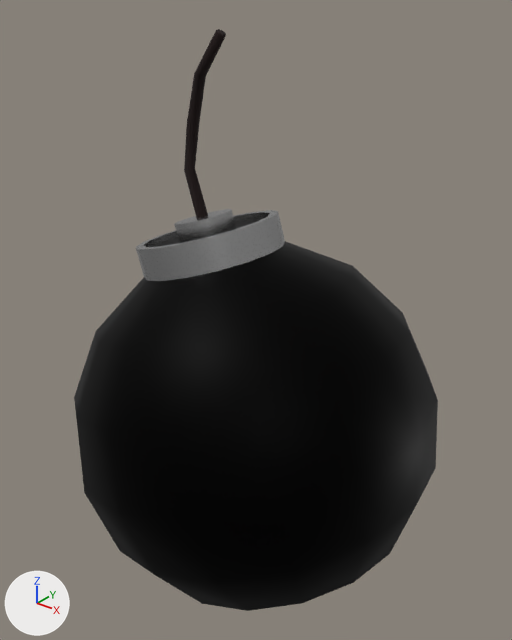
The Blender file Assets/Resources/BlenderFiles/Untitled.blend, before and after one commit.
Camera for both pictures: a 50 mm lens placed at (2.28, -2.6, 3.25), pointed at (0.17, 0.03, 1.62). The lights are fixed; the arrows at lower left show +X, +Y and +Z. The first picture is the older version.
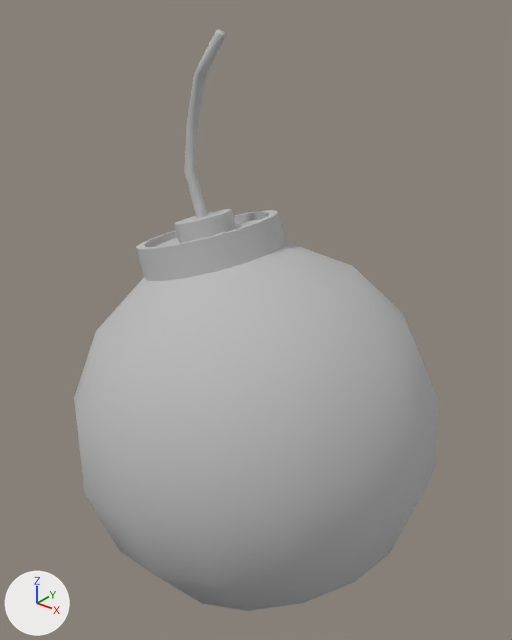
Location of each change, (x1, y1, x2, y2) in pixels of the pictures (512 x 640 px):
```json
{"object": "Sphere", "change": "recoloured", "before": [74, 29, 438, 611], "after": [74, 29, 438, 611], "on screen": "black to grey"}
{"part": 1, "of": "me_sphere", "change": "recoloured", "before": [74, 219, 438, 611], "after": [74, 219, 438, 611], "on screen": "black to grey"}
{"part": 2, "of": "me_sphere", "change": "recoloured", "before": [136, 209, 285, 281], "after": [136, 209, 285, 281], "on screen": "lighter"}
```

The change, as JSON lines over the scene's bpy script:
```json
{"op": "set", "path": "mat_material_003.base_color", "old": "(0.00939, 0.00263, 0.00234)", "new": "(0.5, 0.5, 0.5)", "note": "black #180908 -> grey #bcbcbc"}
{"block": "me_sphere", "where": "me_sphere.from_pydata(...)  # 234 vertices, 244 faces; spans x -0.8..1.19, y -1.0..1.0, z 0.03..3.03"}
{"block": "me_sphere", "where": "# used by ob_sphere; location = (0.0, 0.0, 0.0)"}
{"block": "me_sphere", "change": "me_sphere part 1: all 128 faces that had it switch from mat_material_001 (black #101010) to mat_material_003 (grey #bcbcbc)"}
{"block": "me_sphere", "change": "me_sphere part 2: all 80 faces that had it switch from mat_material_002 (grey #b7b7b7) to mat_material_003 (grey #bcbcbc)"}
```
